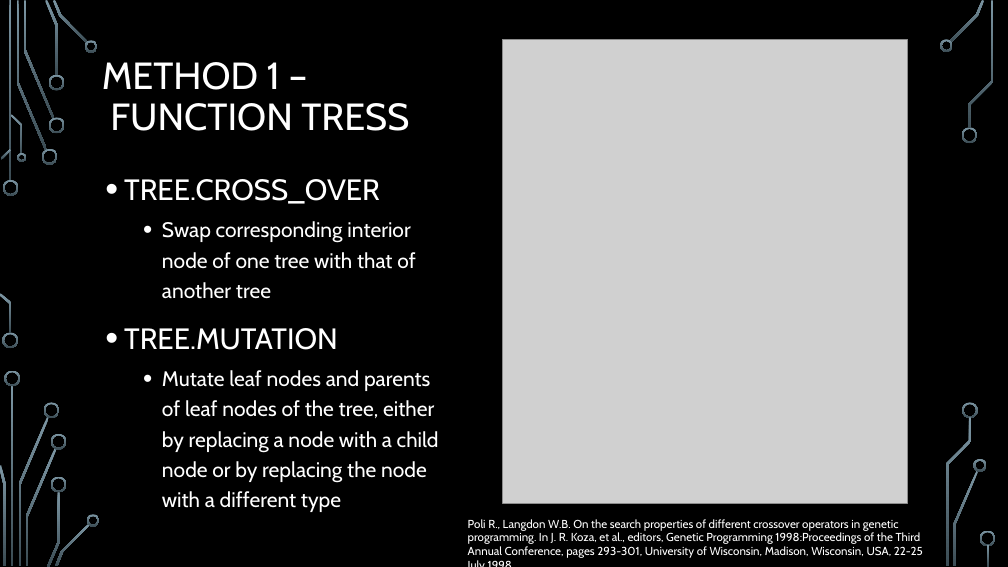
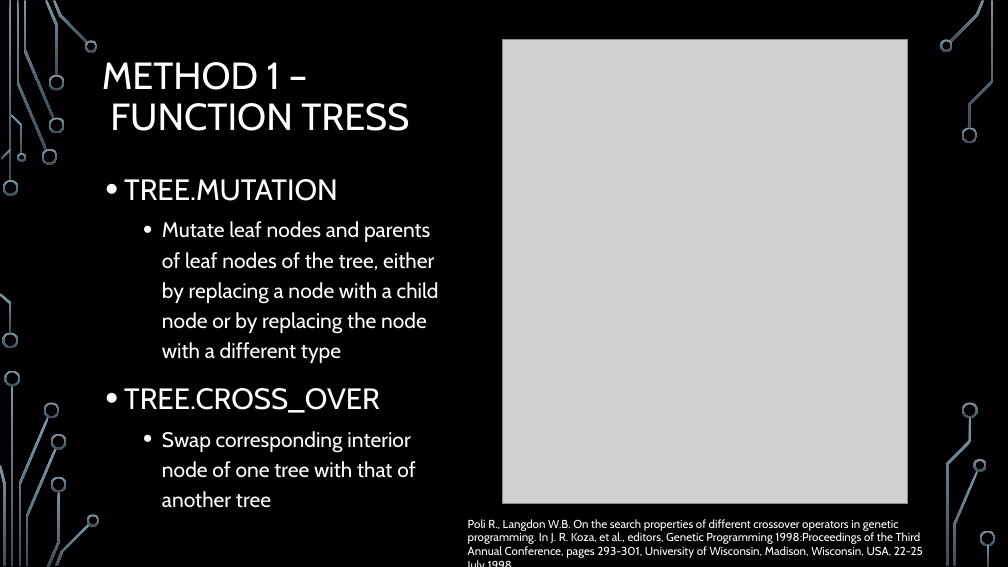
Before and after one commit to acbart/attribute-learning-system, a slide deck: slide 8 of presentation/Attribute Learning System Presentation.pptx. Drawn at 1008x567 pixels with LibreOffice and Linux fonts; fonts in the diff are those of the drawing; grey boxes stand for pictures; background and template pictures are left out. Boxes give left, top, right and bottom in pixels: in the first picture for what was removed or moved away, otherwise in the second. Text is boxed around its words. In the diff, an @@ line names an element or a change of style, - is before the commit and + after.

```diff
--- a/presentation/Attribute Learning System Presentation.pptx
+++ b/presentation/Attribute Learning System Presentation.pptx
@@ text at (x1=124, y1=179, x2=439, y2=363): paragraphs added @@
+• TREE.MUTATION
+  • Mutate leaf nodes and parents of leaf nodes of the tree, either by replacing a node with a child node or by replacing the node with a different type
@@ text at (x1=124, y1=328, x2=439, y2=512): paragraphs removed @@
-• TREE.MUTATION
-  • Mutate leaf nodes and parents of leaf nodes of the tree, either by replacing a node with a child node or by replacing the node with a different type
```
Also in this commit, not shown: 1 other slide changed, 2 slides added, 1 slide removed.
